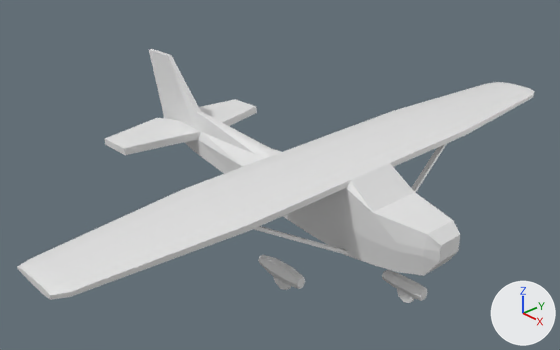
An edit to the Blender file OpenGL_Flightsim/assets/Cessna_172/Cessna_172_v1.blend, drawn before and after from the same camera.
The view is the same before and after, from a camera (50 mm lens) standing at (9.53, -8.81, 6.15) and looking at (-0.08, 0.01, -0.12). Every picture has the same lights, and +X, +Y and +Z are marked at lower right.
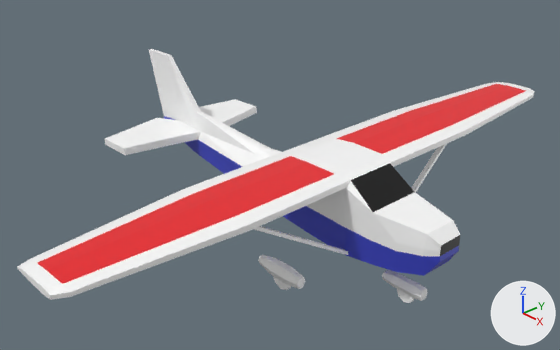
Location of each change, (x1, y1, x2, y2) in pixels of the pictures (560 x 350 px):
'Cube', surface changed
    both: (17, 49, 534, 303)

Diff of the bpy script that builds the scene:
```diff
--- a/OpenGL_Flightsim/assets/Cessna_172/Cessna_172_v1.blend.py
+++ b/OpenGL_Flightsim/assets/Cessna_172/Cessna_172_v1.blend.py
@@ img_colors_png @@
+img_colors_png = load_image('colors.png', '../textures/colors.png', 128, 128, 'sRGB')
@@ mat_material @@
 mat_material = principled_material('Material')
-mat_material.base_color = (0.8, 0.8, 0.8)  # white #e7e7e7
+mat_material.texture = img_colors_png
 mat_material.roughness = 0.4
@@ me_cube @@
 me_cube.from_pydata(...)  # 234 vertices, 190 faces; spans x -1.0..0.91, y -4.34..0.0, z -0.99..1.05
 # used by ob_cube; location = (0.0, 0.0, 0.0); scale = (4.14, 1.27, 1.36)
+# me_cube part 1: texture (UV) coordinates of 190 of 190 faces, centred in x -0.95..0.91, y -4.34..-0.02, z -0.97..1.05, changed; they spanned u 0.0..1.0, v 0.0..1.0 and now span u 0.05..0.43, v 0.67..0.99
 me_cube.materials.append(mat_material)
```
